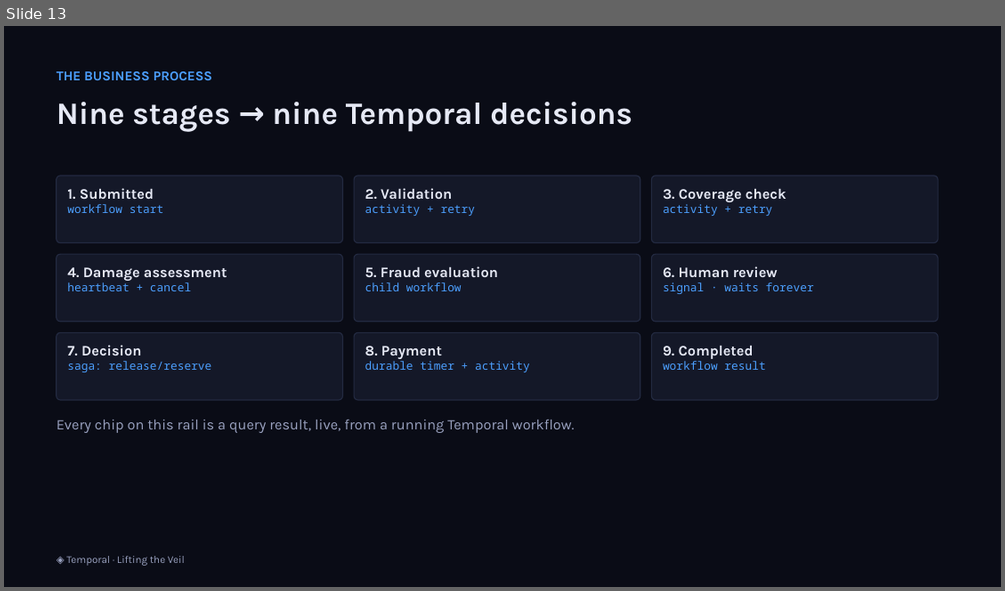
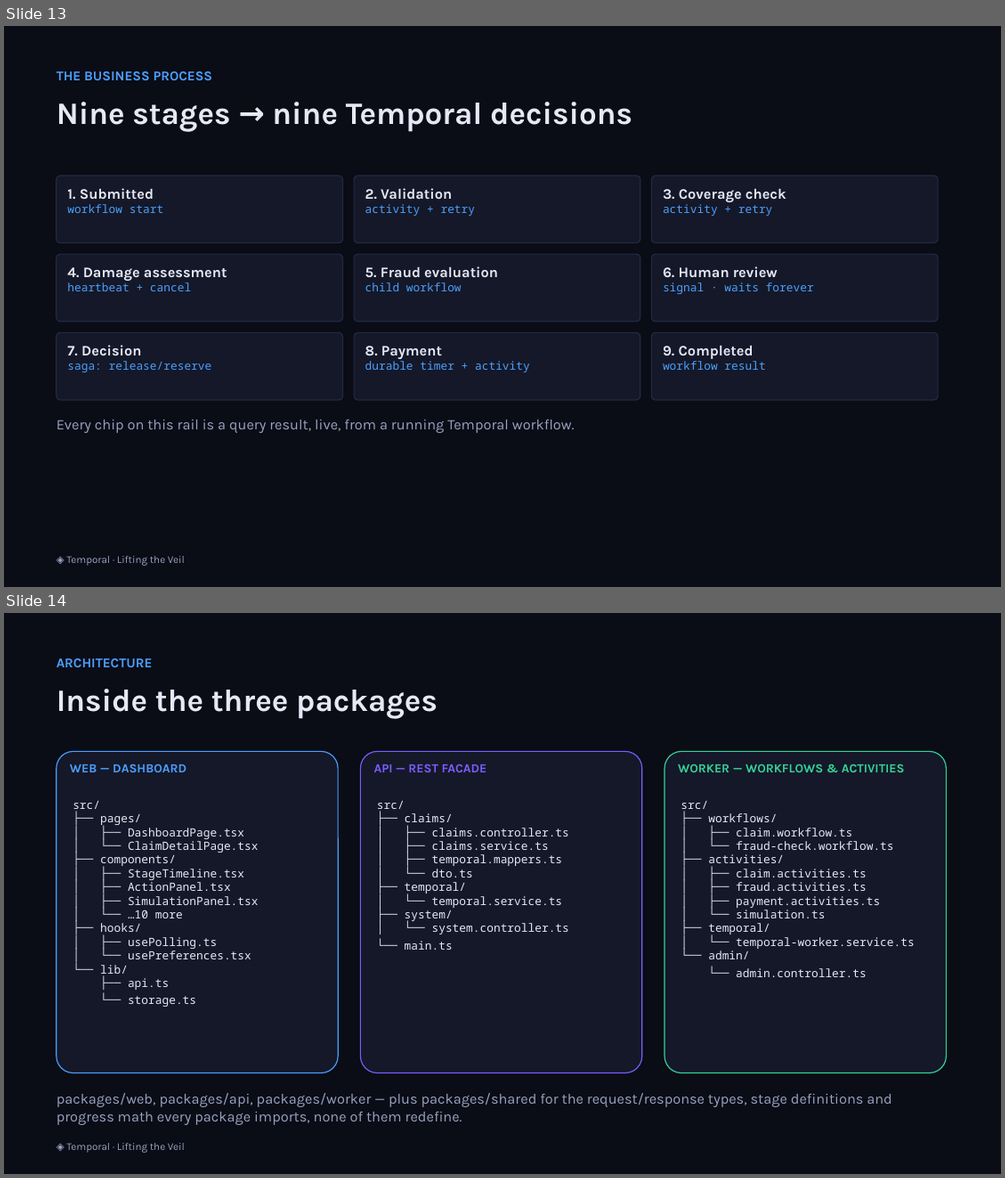
Before and after one commit to simy307/temporal-claims-demo, a slide deck: presentation/Lifting-the-Veil-Temporal-Talk.pptx. Shown one above the other, each under a label of ours: slide 13 before the commit, slides 13 and 14 after it. The pictures are 1005x591 and 1005x1178 pixels, drawn with LibreOffice and Linux fonts; fonts in the diff are those of the drawing. Boxes give left, top, right and bottom in pixels: in the first picture for what was removed or moved away, otherwise in the second. Text is boxed around its words. In the diff, an @@ line names an element or a change of style, - is before the commit and + after.

```diff
--- a/presentation/Lifting-the-Veil-Temporal-Talk.pptx
+++ b/presentation/Lifting-the-Veil-Temporal-Talk.pptx
@@ slide 14 added at (4, 613, 1001, 1174), background #FFFFFF @@
@@ rectangle added at (4, 613, 1001, 1174), fill #0A0C16 @@
@@ text added at (57, 658, 153, 667), 13 pt, text #4C9FFE, bold @@
+ARCHITECTURE
@@ text added at (57, 689, 437, 719), 30 pt, text #E6E9F5, bold @@
+Inside the three packages
@@ rounded rectangle added at (57, 751, 339, 1073), fill #141828, outline #4C9FFE 1 pt @@
@@ text added at (70, 763, 186, 772), 12 pt, text #4C9FFE, bold @@
+WEB — DASHBOARD
@@ rounded rectangle added at (361, 751, 643, 1073), fill #141828, outline #7C5CFF 1 pt @@
@@ text added at (374, 763, 487, 772), 12 pt, text #7C5CFF, bold @@
+API — REST FACADE
@@ rounded rectangle added at (664, 751, 947, 1073), fill #141828, outline #34D399 1 pt @@
@@ text added at (678, 763, 905, 772), 12 pt, text #34D399, bold @@
+WORKER — WORKFLOWS & ACTIVITIES
@@ text added at (73, 801, 259, 1006), 11 pt, text #E6E9F5 @@
+src/
+├── pages/
+│ ├── DashboardPage.tsx
+│ └── ClaimDetailPage.tsx
+├── components/
+│ ├── StageTimeline.tsx
+│ ├── ActionPanel.tsx
+│ ├── SimulationPanel.tsx
+│ └── …10 more
+├── hooks/
+│ ├── usePolling.ts
+│ └── usePreferences.tsx
+└── lib/
+├── api.ts
+└── storage.ts
@@ text added at (377, 801, 569, 949), 11 pt, text #E6E9F5 @@
+src/
+├── claims/
+│ ├── claims.controller.ts
+│ ├── claims.service.ts
+│ ├── temporal.mappers.ts
+│ └── dto.ts
+├── temporal/
+│ └── temporal.service.ts
+├── system/
+│ └── system.controller.ts
+└── main.ts
@@ text added at (680, 801, 914, 977), 11 pt, text #E6E9F5 @@
+src/
+├── workflows/
+│ ├── claim.workflow.ts
+│ └── fraud-check.workflow.ts
+├── activities/
+│ ├── claim.activities.ts
+│ ├── fraud.activities.ts
+│ ├── payment.activities.ts
+│ └── simulation.ts
+├── temporal/
+│ └── temporal-worker.service.ts
+└── admin/
+└── admin.controller.ts
@@ text added at (57, 1093, 892, 1125), 14 pt, text #9AA2C0 @@
+packages/web, packages/api, packages/worker — plus packages/shared for the request/response types, stage definitions and progress math every package imports, none of them redefine.
@@ text added at (66, 1143, 185, 1152), 10 pt, text #9AA2C0 @@
+◈ Temporal · Lifting the Veil
```
Also in this commit, not shown: 4 other files.
